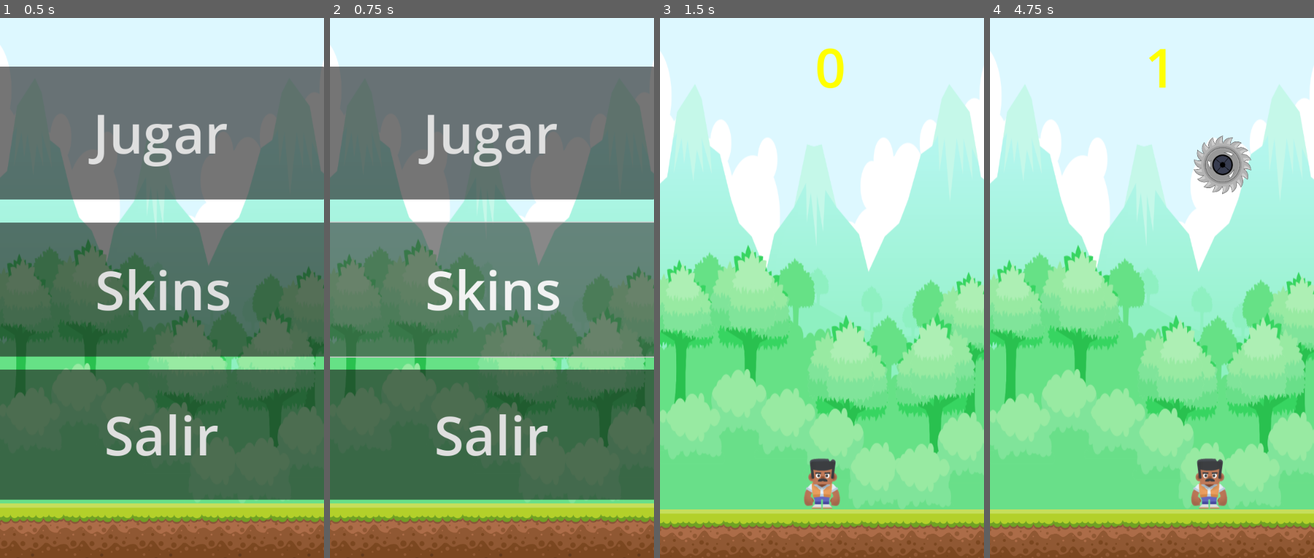
Above: before the commit, frames 1-4 (left to right).
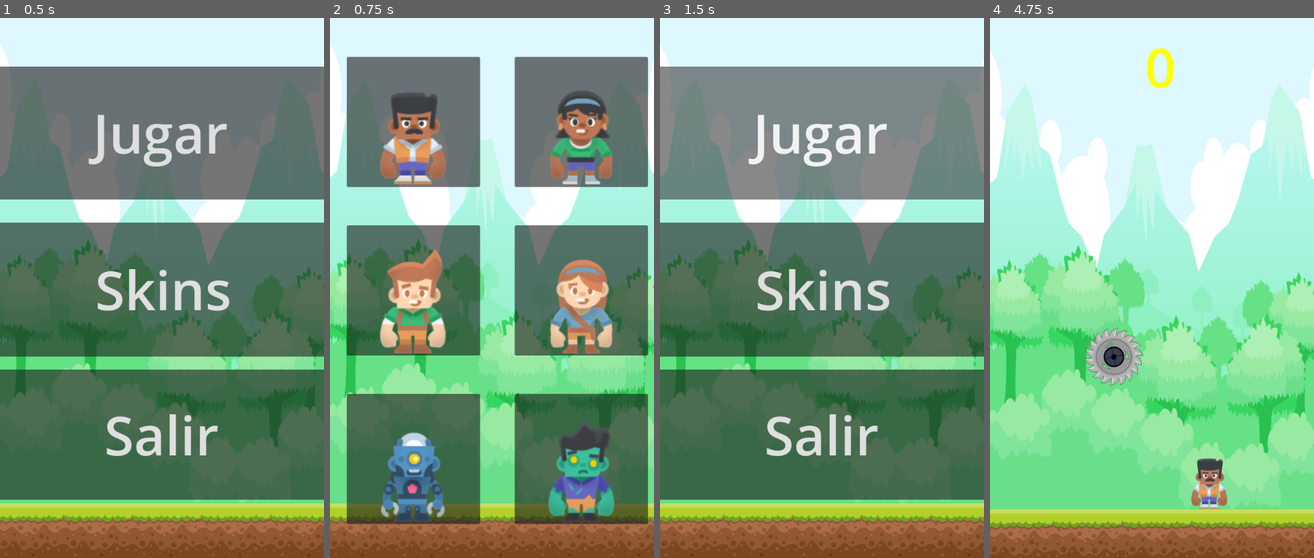
Above: after the commit, the same moments.

Repository: FormedNumber95/EsquivaSierrasGodot
Game: Godot game, scene res://escenas/MenuPrincipal.tscn
Two runs of this game, one before a commit and one after it. Both use one fixed random seed, a clock stepped at 60 frames per second and the inputs below.
Inputs (mouse positions are in pixels of both pictures, inside the frame that each line leads up to):
- Up to frame 1 (0.5 s): no input
- Up to frame 2 (0.75 s): click "Skins" at 0.5 s
- Up to frame 3 (1.5 s): click (744, 120) at 1.27 s
- Up to frame 4 (4.75 s): click (1152, 131) at 2 s, where only the run after the commit has a clickable "Jugar"; tap Enter at 2.75 s; hold Right (ui_right) 2.78-4.28 s; hold Left (ui_left) from 4.28 s (still down)

Frame 1 is identical in both runs. In frame 2, 41% of the frame differs, in the area x 0-100%, y 7-94%; in frame 3, 78%, in the area x 0-100%, y 5-100%; in frame 4, 3.0%.

Commit message:
añadida la funcionalidad al selector de skins
se puede seleccionar skin, pero solo se pone el idle, hay que hacer que se anime mientras se esté moviendo

Diff:
--- a/escenas/MenuPrincipal.tscn
+++ b/escenas/MenuPrincipal.tscn
@@ -1,44 +1,12 @@
-[gd_scene load_steps=7 format=3 uid="uid://csqu6ok1km4sl"]
+[gd_scene load_steps=3 format=3 uid="uid://csqu6ok1km4sl"]
 
 [ext_resource type="Script" path="res://scripts/menu_principal.gd" id="1_ctmin"]
-[ext_resource type="Texture2D" uid="uid://dmahi6n3wxui6" path="res://imagenes/BG.png" id="2_8i6q5"]
-[ext_resource type="Texture2D" uid="uid://csdnfsnb83jfy" path="res://imagenes/2.png" id="3_w5wl3"]
-
-[sub_resource type="RectangleShape2D" id="RectangleShape2D_qypki"]
-size = Vector2(653, 31)
-
-[sub_resource type="TileSetAtlasSource" id="TileSetAtlasSource_e2adk"]
-texture = ExtResource("3_w5wl3")
-texture_region_size = Vector2i(128, 128)
-0:0/0 = 0
-
-[sub_resource type="TileSet" id="TileSet_i8mts"]
-tile_size = Vector2i(128, 128)
-sources/0 = SubResource("TileSetAtlasSource_e2adk")
+[ext_resource type="PackedScene" uid="uid://cxecypcdwds4g" path="res://escenas/camara_menus.tscn" id="2_7nxml"]
 
 [node name="CanvasLayer" type="CanvasLayer"]
 script = ExtResource("1_ctmin")
 
-[node name="Camera2D" type="Camera2D" parent="."]
-position = Vector2(300, 489)
-
-[node name="Backgroud" type="Sprite2D" parent="Camera2D"]
-position = Vector2(6.5, -13.25)
-scale = Vector2(0.663, 1.47267)
-texture = ExtResource("2_8i6q5")
-
-[node name="suelo" type="StaticBody2D" parent="Camera2D"]
-position = Vector2(-310, 410)
-collision_layer = 3
-collision_mask = 2
-
-[node name="CollisionShape2D" type="CollisionShape2D" parent="Camera2D/suelo"]
-position = Vector2(320, 15)
-shape = SubResource("RectangleShape2D_qypki")
-
-[node name="TileMapLayer" type="TileMapLayer" parent="Camera2D/suelo"]
-tile_map_data = PackedByteArray(0, 0, 0, 0, 0, 0, 0, 0, 0, 0, 0, 0, 0, 0, 1, 0, 0, 0, 0, 0, 0, 0, 0, 0, 0, 0, 2, 0, 0, 0, 0, 0, 0, 0, 0, 0, 0, 0, 3, 0, 0, 0, 0, 0, 0, 0, 0, 0, 0, 0, 4, 0, 0, 0, 0, 0, 0, 0, 0, 0, 0, 0)
-tile_set = SubResource("TileSet_i8mts")
+[node name="CamaraMenus" parent="." instance=ExtResource("2_7nxml")]
 
 [node name="BtnEmpezar" type="Button" parent="."]
 anchors_preset = -1
@@ -76,4 +44,5 @@
 text = "Salir"
 
 [connection signal="button_down" from="BtnEmpezar" to="." method="_on_btn_empezar_button_down"]
+[connection signal="button_down" from="BtnSkin" to="." method="_on_btn_skin_button_down"]
 [connection signal="button_down" from="BtnSalir" to="." method="_on_btn_salir_button_down"]
--- a/escenas/interfaz_skins.tscn
+++ b/escenas/interfaz_skins.tscn
@@ -1,12 +1,13 @@
-[gd_scene load_steps=8 format=3 uid="uid://donx0rbiagjqp"]
+[gd_scene load_steps=9 format=3 uid="uid://donx0rbiagjqp"]
 
 [ext_resource type="PackedScene" uid="uid://cxecypcdwds4g" path="res://escenas/camara_menus.tscn" id="1_15ewi"]
-[ext_resource type="Texture2D" uid="uid://bqjfr6sieoec5" path="res://imagenes/personajes/Robot/character_robot_idle.png" id="2_i28df"]
-[ext_resource type="Texture2D" uid="uid://cwwi12r6bwh3f" path="res://imagenes/personajes/malePerson/character_malePerson_idle.png" id="2_rlc15"]
-[ext_resource type="Texture2D" uid="uid://cbrr0impodloe" path="res://imagenes/personajes/Zombie/character_zombie_idle.png" id="3_5wmav"]
-[ext_resource type="Texture2D" uid="uid://bcflmmiob0ryr" path="res://imagenes/personajes/femalePerson/character_femalePerson_idle.png" id="5_x61oa"]
-[ext_resource type="Texture2D" uid="uid://by0v01aj4h6mn" path="res://imagenes/personajes/maleAdventurer/character_maleAdventurer_idle.png" id="6_4txeq"]
-[ext_resource type="Texture2D" uid="uid://bf82dlbkjvnji" path="res://imagenes/personajes/femaleAdventurer/character_femaleAdventurer_idle.png" id="7_r8iha"]
+[ext_resource type="Texture2D" uid="uid://bqjfr6sieoec5" path="res://imagenes/personajes/Robot/idle.png" id="2_i28df"]
+[ext_resource type="Texture2D" uid="uid://cwwi12r6bwh3f" path="res://imagenes/personajes/malePerson/idle.png" id="2_rlc15"]
+[ext_resource type="Texture2D" uid="uid://cbrr0impodloe" path="res://imagenes/personajes/Zombie/idle.png" id="3_5wmav"]
+[ext_resource type="Texture2D" uid="uid://bcflmmiob0ryr" path="res://imagenes/personajes/femalePerson/idle.png" id="5_x61oa"]
+[ext_resource type="Texture2D" uid="uid://by0v01aj4h6mn" path="res://imagenes/personajes/maleAdventurer/idle.png" id="6_4txeq"]
+[ext_resource type="Texture2D" uid="uid://bf82dlbkjvnji" path="res://imagenes/personajes/femaleAdventurer/idle.png" id="7_r8iha"]
+[ext_resource type="Script" path="res://scripts/gestor_skins.gd" id="8_2ehqk"]
 
 [node name="interfazSkins" type="CanvasLayer"]
 
@@ -95,3 +96,13 @@
 icon = ExtResource("3_5wmav")
 icon_alignment = 1
 expand_icon = true
+
+[node name="GestorSkins" type="Node2D" parent="."]
+script = ExtResource("8_2ehqk")
+
+[connection signal="button_down" from="BtnSkinMalePerson" to="GestorSkins" method="_on_btn_skin_male_person_button_down"]
+[connection signal="button_down" from="BtnFemalePerson" to="GestorSkins" method="_on_btn_female_person_button_down"]
+[connection signal="button_down" from="BtnMaleAdventurer" to="GestorSkins" method="_on_btn_male_adventurer_button_down"]
+[connection signal="button_down" from="BtnFemaleAdventurer" to="GestorSkins" method="_on_btn_female_adventurer_button_down"]
+[connection signal="button_down" from="BtnRobot" to="GestorSkins" method="_on_btn_robot_button_down"]
+[connection signal="button_down" from="BtnZombie" to="GestorSkins" method="_on_btn_zombie_button_down"]
--- a/escenas/personajePrincipal.tscn
+++ b/escenas/personajePrincipal.tscn
@@ -1,6 +1,6 @@
 [gd_scene load_steps=4 format=3 uid="uid://bkb3qmm7juh0a"]
 
-[ext_resource type="Texture2D" uid="uid://cwwi12r6bwh3f" path="res://imagenes/personajes/malePerson/character_malePerson_idle.png" id="1_802nb"]
+[ext_resource type="Texture2D" uid="uid://cwwi12r6bwh3f" path="res://imagenes/personajes/malePerson/idle.png" id="1_802nb"]
 [ext_resource type="Script" path="res://scripts/personaje_principal.gd" id="1_swqv2"]
 
 [sub_resource type="RectangleShape2D" id="RectangleShape2D_fxr0u"]
@@ -10,7 +10,7 @@
 collision_mask = 9
 script = ExtResource("1_swqv2")
 
-[node name="CharacterMalePersonIdle" type="Sprite2D" parent="."]
+[node name="Sprite2D" type="Sprite2D" parent="."]
 texture = ExtResource("1_802nb")
 
 [node name="CollisionShape2D" type="CollisionShape2D" parent="."]
--- a/scripts/game_manager.gd
+++ b/scripts/game_manager.gd
@@ -1,13 +1,20 @@
 class_name GameManager
 extends Node2D
 
+const escenaMuerte="res://escenas/interfaz_botones_restart.tscn"
+
 var generador:Node2D
+var jugador:CharacterBody2D
 var puntos:int=0
 var gameOver:bool=false
-const escenaMuerte="res://escenas/interfaz_botones_restart.tscn"
+var skin_elegida
 
 func _ready() -> void:
 	generador=get_node("../Spawner")
+	jugador=get_node("../CharacterBody2D")
+	#TODO Fijar la skin del jugador en funcion de la variable skin del gestor_skins
+	skin_elegida=SelectorSkins.new().skin
+	jugador.cambiar_textura(skin_elegida+"idle.png")
 
 func conseguir_puntos():
 	if(!gameOver):
--- /dev/null
+++ b/scripts/gestor_skins.gd
@@ -0,0 +1,38 @@
+class_name SelectorSkins
+extends Node2D
+
+const MENU_PRINCIPAL="res://escenas/MenuPrincipal.tscn"
+
+static var skins_posibles={
+	"malePerson":"res://imagenes/personajes/malePerson/",
+	"femalePerson":"res://imagenes/personajes/femalePerson/",
+	"maleAdventurer":"res://imagenes/personajes/maleAdventurer/",
+	"femaleAdventurer":"res://imagenes/personajes/femaleAdventurer/",
+	"robot":"res://imagenes/personajes/Robot/",
+	"zombie":"res://imagenes/personajes/Zombie/"
+	}
+static var skin=skins_posibles.get("malePerson")
+
+func _on_btn_skin_male_person_button_down() -> void:
+	skin=skins_posibles.get("malePerson")
+	get_tree().change_scene_to_file(MENU_PRINCIPAL)
+
+func _on_btn_female_person_button_down() -> void:
+	skin=skins_posibles.get("femalePerson")
+	get_tree().change_scene_to_file(MENU_PRINCIPAL)
+
+func _on_btn_male_adventurer_button_down() -> void:
+	skin=skins_posibles.get("maleAdventurer")
+	get_tree().change_scene_to_file(MENU_PRINCIPAL)
+
+func _on_btn_female_adventurer_button_down() -> void:
+	skin=skins_posibles.get("femaleAdventurer")
+	get_tree().change_scene_to_file(MENU_PRINCIPAL)
+
+func _on_btn_robot_button_down() -> void:
+	skin=skins_posibles.get("robot")
+	get_tree().change_scene_to_file(MENU_PRINCIPAL)
+
+func _on_btn_zombie_button_down() -> void:
+	skin=skins_posibles.get("zombie")
+	get_tree().change_scene_to_file(MENU_PRINCIPAL)
--- a/scripts/interfaz_botones_restart.gd
+++ b/scripts/interfaz_botones_restart.gd
@@ -4,7 +4,6 @@
 const JUEGO="res://escenas/escenaJuego.tscn"
 const MENU_INICIO="res://escenas/MenuPrincipal.tscn"
 
-
 func _on_btn_empezar_button_down() -> void:
 	get_tree().change_scene_to_file(JUEGO)
 
--- a/scripts/menu_principal.gd
+++ b/scripts/menu_principal.gd
@@ -1,9 +1,14 @@
 extends CanvasLayer
 
 const JUEGO="res://escenas/escenaJuego.tscn"
+const SKINS="res://escenas/interfaz_skins.tscn"
 
 func _on_btn_empezar_button_down() -> void:
 	get_tree().change_scene_to_file(JUEGO)
 
 func _on_btn_salir_button_down() -> void:
 	get_tree().quit()
+
+
+func _on_btn_skin_button_down() -> void:
+	get_tree().change_scene_to_file(SKINS)
--- a/scripts/personaje_principal.gd
+++ b/scripts/personaje_principal.gd
@@ -22,3 +22,7 @@
 func tocado():
 	jugadorEliminado.emit()
 	queue_free()
+
+func cambiar_textura(ruta_textura: String) -> void:
+	var nueva_textura = load(ruta_textura)  # Carga la textura desde la ruta
+	$Sprite2D.texture = nueva_textura
Renamed: imagenes/personajes/Robot/character_robot_hit.png -> imagenes/personajes/Robot/hit.png
Not shown, changed: imagenes/personajes/Robot/hit.png.import
Renamed: imagenes/personajes/Robot/character_robot_idle.png -> imagenes/personajes/Robot/idle.png
Not shown, changed: imagenes/personajes/Robot/idle.png.import
Renamed: imagenes/personajes/Robot/character_robot_run0.png -> imagenes/personajes/Robot/run0.png
Not shown, changed: imagenes/personajes/Robot/run0.png.import
Renamed: imagenes/personajes/Robot/character_robot_run1.png -> imagenes/personajes/Robot/run1.png
Not shown, changed: imagenes/personajes/Robot/run1.png.import
Renamed: imagenes/personajes/Robot/character_robot_run2.png -> imagenes/personajes/Robot/run2.png
Not shown, changed: imagenes/personajes/Robot/run2.png.import
Renamed: imagenes/personajes/Zombie/character_zombie_hit.png -> imagenes/personajes/Zombie/hit.png
Not shown, changed: imagenes/personajes/Zombie/hit.png.import
(and 48 more such lines)
